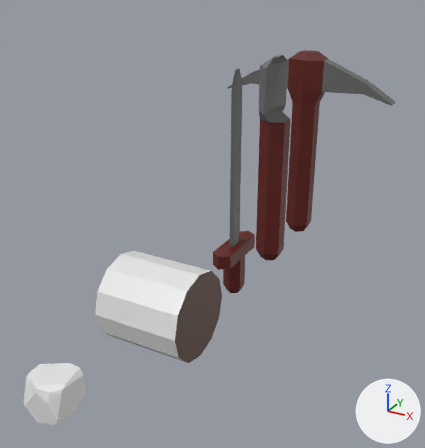
Before and after pictures for a commit that changed the FBX model Assets/Models/Items.fbx.
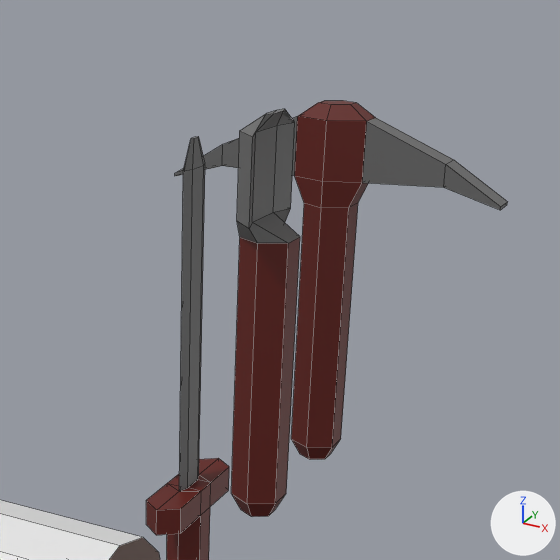
Each version is shown whole from a camera (50 mm lens) standing at (6.37, -17.71, 6.81) and looking at (-0.65, -4.94, 0.43), then close up on the part from 33% to 99% of the width and 0% to 63% of the height. The lights are fixed; the arrows at lower right show +X, +Y and +Z. The close-ups show mesh edges as thin lines. Where no turn or scale is listed for an object, it has been applied to the vertices.
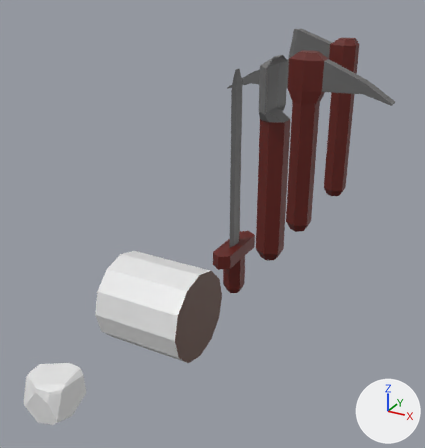
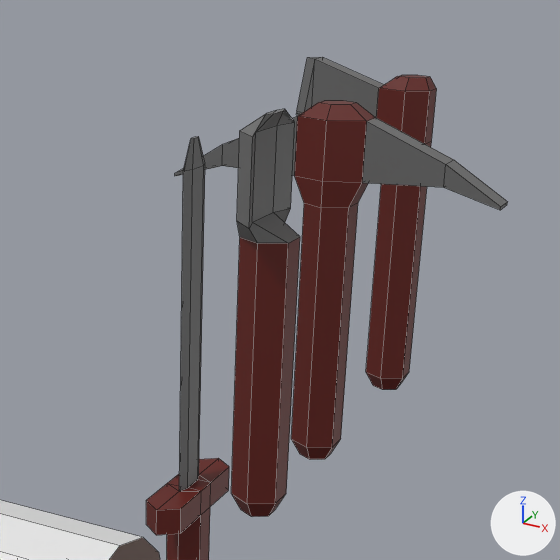
Scene script edits in JSON lines:
```json
{"op": "add", "block": "mat_stone_001", "code": ["mat_stone_001 = principled_material('Stone.001')", "mat_stone_001.base_color = (0.147, 0.147, 0.147)  # dark grey #6b6b6b"]}
{"op": "add", "block": "mat_wood_001", "code": ["mat_wood_001 = principled_material('Wood.001')", "mat_wood_001.base_color = (0.124, 0.00994, 0.00539)  # dark red #631910"]}
{"op": "add", "block": "me_cylinder_003", "code": ["me_cylinder_003 = bpy.data.meshes.new('Cylinder.003')", "me_cylinder_003.from_pydata(...)  # 48 vertices, 45 faces; spans x -2.21..0.38, y -0.43..0.43, z -1.5..4.64", "# faces by material slot: [31, 14]", "me_cylinder_003.materials.append(mat_wood_001)  # dark red #631910", "me_cylinder_003.materials.append(mat_stone_001)  # dark grey #6b6b6b"]}
{"op": "add", "block": "ob_cylinder_004", "code": ["ob_cylinder_004 = bpy.data.objects.new('Cylinder.004', me_cylinder_003)", "ob_cylinder_004.location = (0.05, 3.77, 0.03)"]}
```

Boxes (x1, y1, x2, y2) around the edits, measured in the close-ups (560 x 560 px):
```json
{"object": "Cylinder.004", "change": "added", "after": [296, 57, 437, 390], "on screen": "red", "faces in mat_wood_001 (dark red #631911)": [366, 75, 437, 390], "faces in mat_stone_001 (dark grey #6b6b6b)": [296, 57, 383, 118]}
```
